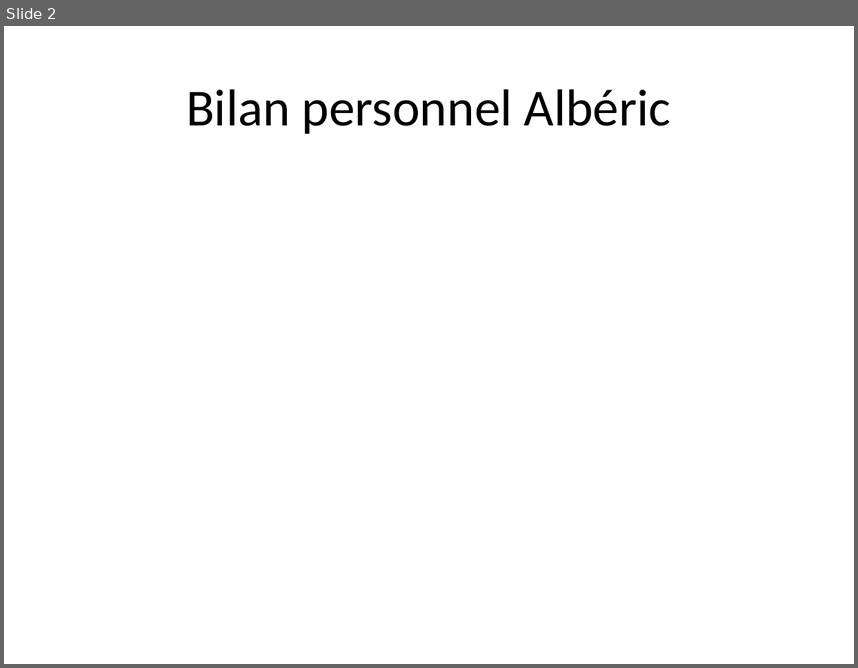
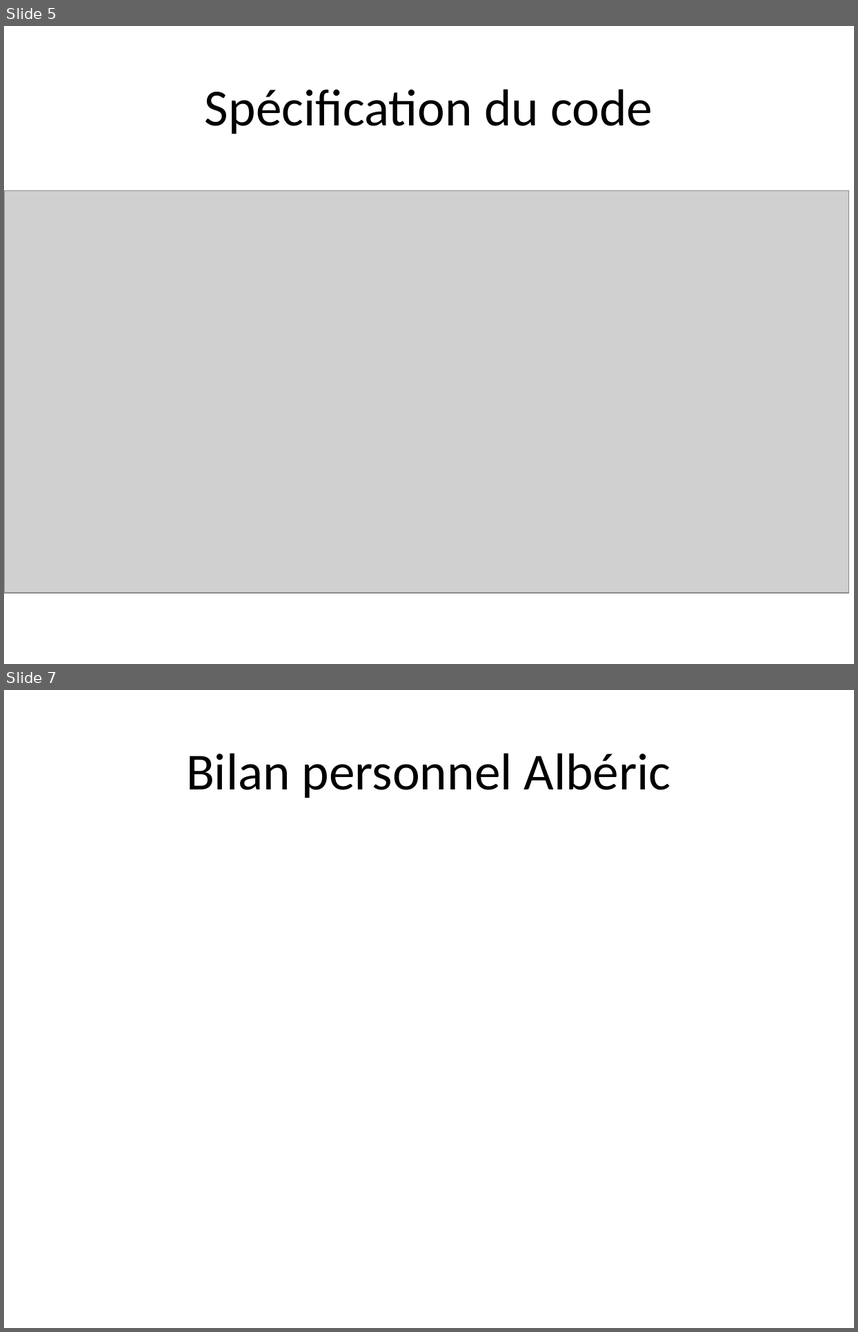
Before and after one commit to albedmds/web, a slide deck: Projet/Rendu final diapo.pptx. Shown one above the other, each under a label of ours: slide 2 before the commit, slides 5 and 7 after it; the slides between them are not shown. The pictures are 858x668 and 858x1332 pixels, drawn with LibreOffice and Linux fonts; fonts in the diff are those of the drawing; grey boxes stand for pictures. Boxes give left, top, right and bottom in pixels: in the first picture for what was removed or moved away, otherwise in the second. Text is boxed around its words. In the diff, an @@ line names an element or a change of style, - is before the commit and + after.

```diff
--- a/Projet/Rendu final diapo.pptx
+++ b/Projet/Rendu final diapo.pptx
@@ slide 5 added at [4,26,854,664], background #FFFFFF @@
@@ title added at [205,89,653,134], 44 pt, text #000000 @@
+Spécification du code
@@ picture added at [4,191,849,592] @@
@@ what was slide 2 is now slide 7 @@
```
Also in this commit, not shown: 8 other slides added, 1 slide removed.
